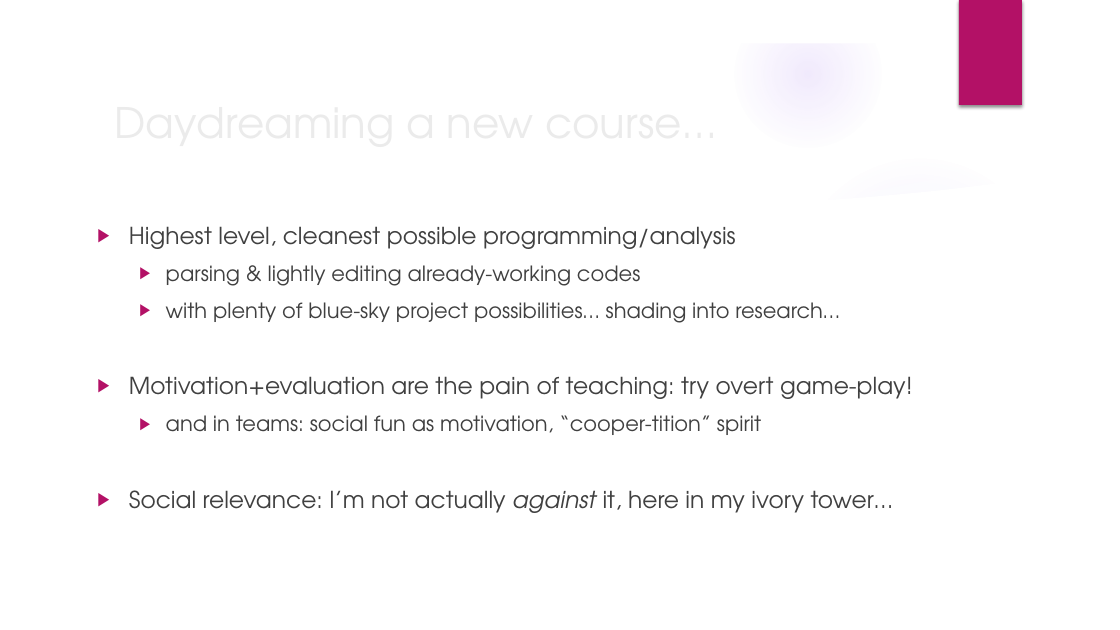
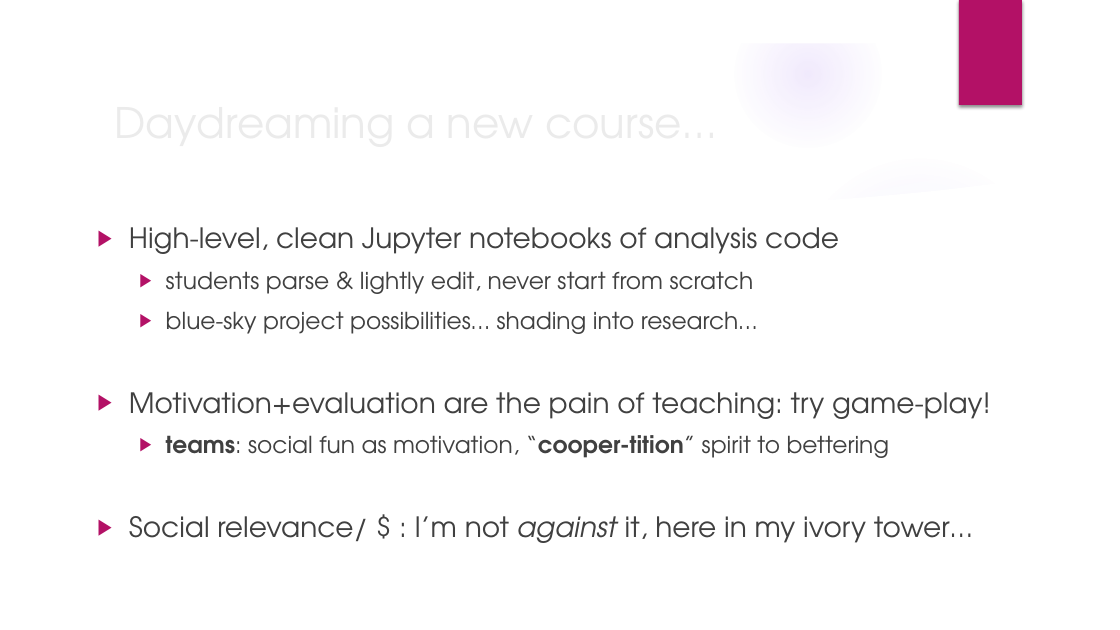
Before and after one commit to ATMOcanes/MindTheGap_wxbiz_game_course, a slide deck: slide 3 of Mapes_MindTheGap_AMS2024.pptx. Drawn at 1120x630 pixels with LibreOffice and Linux fonts; fonts in the diff are those of the drawing; background and template pictures are left out. Boxes give left, top, right and bottom in pixels: in the first picture for what was removed or moved away, otherwise in the second. Text is boxed around its words. In the diff, an @@ line names an element or a change of style, - is before the commit and + after.

```diff
--- a/Mapes_MindTheGap_AMS2024.pptx
+++ b/Mapes_MindTheGap_AMS2024.pptx
@@ text at (129, 227, 991, 543): text changed @@
-▶ Highest level, cleanest possible programming/analysis
-  ▶ parsing & lightly editing already-working codes
-  ▶ with plenty of blue-sky project possibilities… shading into research…
-▶ Motivation+evaluation are the pain of teaching: try overt game-play!
-  ▶ and in teams: social fun as motivation, “cooper-tition” spirit
-▶ Social relevance: I’m not actually against it, here in my ivory tower…
+▶ High-level, clean Jupyter notebooks of analysis code
+  ▶ students parse & lightly edit, never start from scratch
+  ▶ blue-sky project possibilities… shading into research…
+▶ Motivation+evaluation are the pain of teaching: try game-play!
+  ▶ teams: social fun as motivation, “cooper-tition” spirit to bettering
+▶ Social relevance/ $ : I’m not against it, here in my ivory tower…
```
Also in this commit, not shown: 11 other slides changed, 6 slides added, 2 slides removed.
